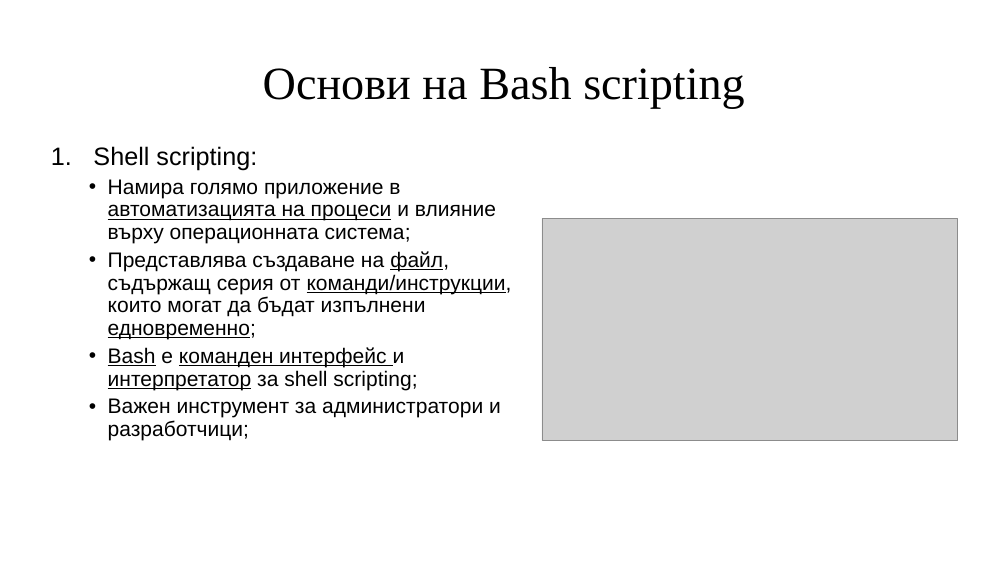
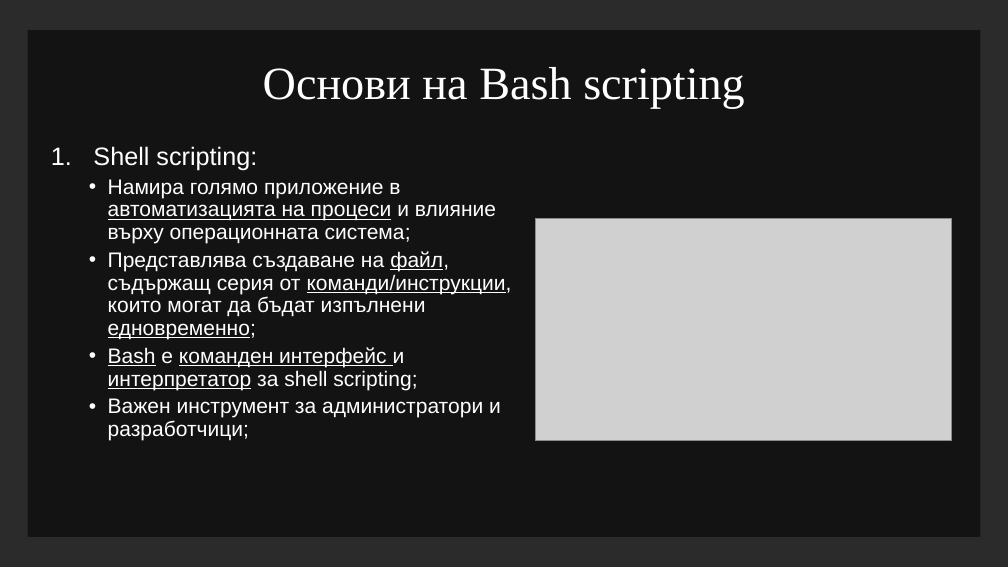
Before and after one commit to Rokyuto/School, a slide deck: slide 3 of Operating Systems/19205.pptx. Drawn at 1008x567 pixels with LibreOffice and Linux fonts; fonts in the diff are those of the drawing; grey boxes stand for pictures; background and template pictures are left out; a plain dark background stands for a picture behind light text. Boxes give left, top, right and bottom in pixels: in the first picture for what was removed or moved away, otherwise in the second. Text is boxed around its words. In the diff, an @@ line names an element or a change of style, - is before the commit and + after.

```diff
--- a/Operating Systems/19205.pptx
+++ b/Operating Systems/19205.pptx
@@ background #FFFFFF to picture (left out) @@
@@ rectangle added at (27, 30, 980, 537), fill #000000 at 55% opacity @@
@@ title "Основи на Bash scripting" at (263, 67, 744, 109): text colour #000000 to #FFFFFF @@
@@ text "Shell scripting:" at (93, 146, 512, 441): text colour #000000 to #FFFFFF @@
@@ picture: place and size @@
-picture at (542, 219, 958, 441)
+picture at (536, 219, 952, 441)
```
Also in this commit, not shown: 15 other slides changed, 15 slides added, 2 slides removed, 13 other files.
